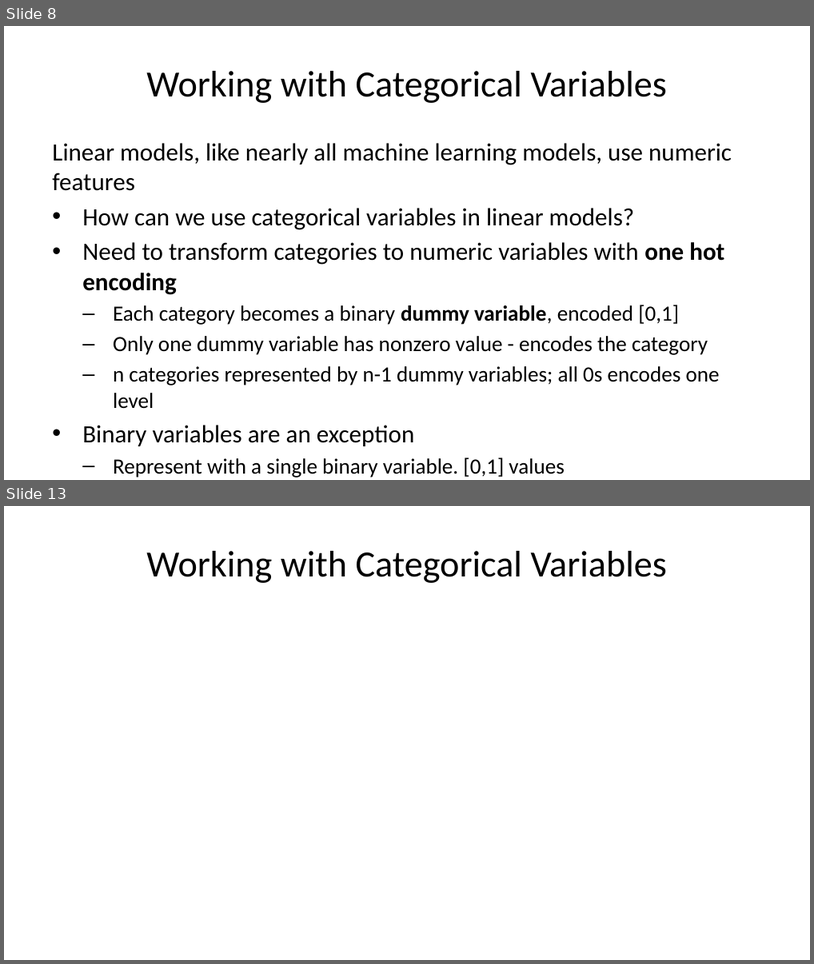
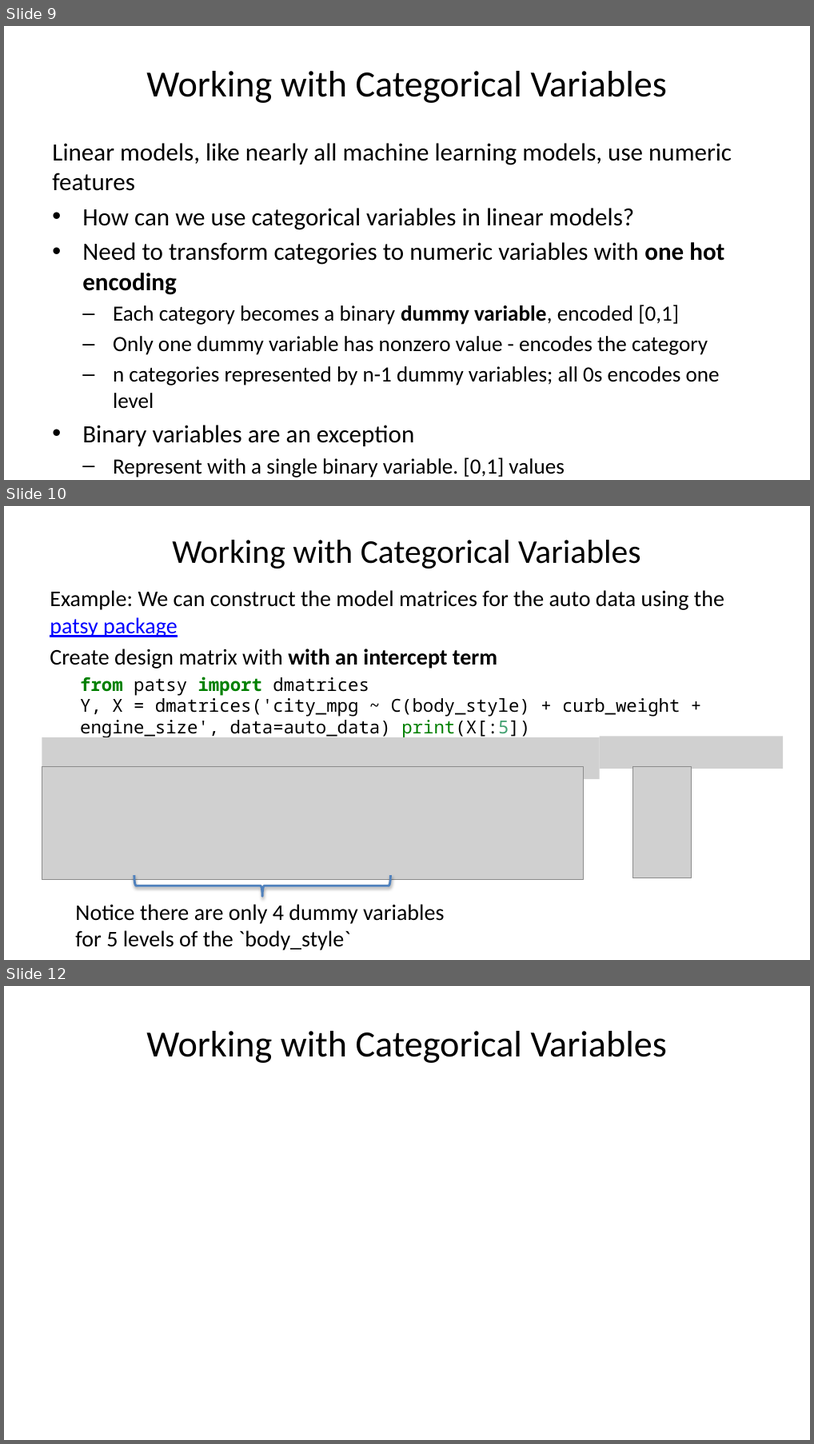
Before and after one commit to StephenElston/CSCI-E-83, a slide deck: LectureSlides/09_GeneralizingTheLinearModel.pptx. Shown one above the other, each under a label of ours: slides 8 and 13 before the commit, slides 9, 10 and 12 after it; the slides between them are not shown. The pictures are 814x964 and 814x1444 pixels, drawn with LibreOffice and Linux fonts; fonts in the diff are those of the drawing; grey boxes stand for pictures. Boxes give left, top, right and bottom in pixels: in the first picture for what was removed or moved away, otherwise in the second. Text is boxed around its words. In the diff, an @@ line names an element or a change of style, - is before the commit and + after.

```diff
--- a/LectureSlides/09_GeneralizingTheLinearModel.pptx
+++ b/LectureSlides/09_GeneralizingTheLinearModel.pptx
@@ slide 10 added at (x1=4, y1=506, x2=810, y2=960), background #FFFFFF @@
@@ title added at (x1=172, y1=540, x2=642, y2=568), 29.7 pt, text #000000 @@
+Working with Categorical Variables
@@ text added at (x1=50, y1=590, x2=725, y2=738), 16 pt, text #000000 @@
+Example: We can construct the model matrices for the auto data using the patsy package
+Create design matrix with with an intercept term
+from patsy import dmatrices
+Y, X = dmatrices('city_mpg ~ C(body_style) + curb_weight + engine_size', data=auto_data) print(X[:5])
@@ picture added at (x1=42, y1=737, x2=600, y2=780) @@
@@ picture added at (x1=600, y1=736, x2=784, y2=768) @@
@@ picture added at (x1=42, y1=767, x2=584, y2=880) @@
@@ picture added at (x1=633, y1=767, x2=692, y2=878) @@
@@ left brace added at (x1=134, y1=876, x2=390, y2=896), outline #4F81BD 2 pt @@
@@ text added at (x1=75, y1=904, x2=444, y2=950), 20 pt, text #000000 @@
+Notice there are only 4 dummy variables for 5 levels of the `body_style`
@@ what was slide 8 is now slide 9 @@
@@ what was slide 13 is now slide 12 @@
```
Also in this commit, not shown: 7 slides changed, 16 other slides added, 15 slides removed.
